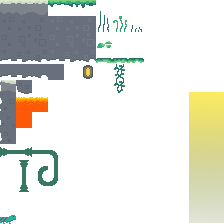
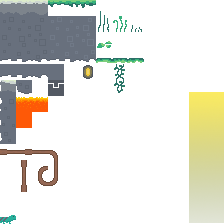
Two versions of the same layered image (224x224). Layer-by-layer changes:
added layer "Layer 17" above "Layer 13 copy" over left=48, top=80, right=64, bottom=96
painted on "Layer 14" over left=0, top=147, right=58, bottom=192
